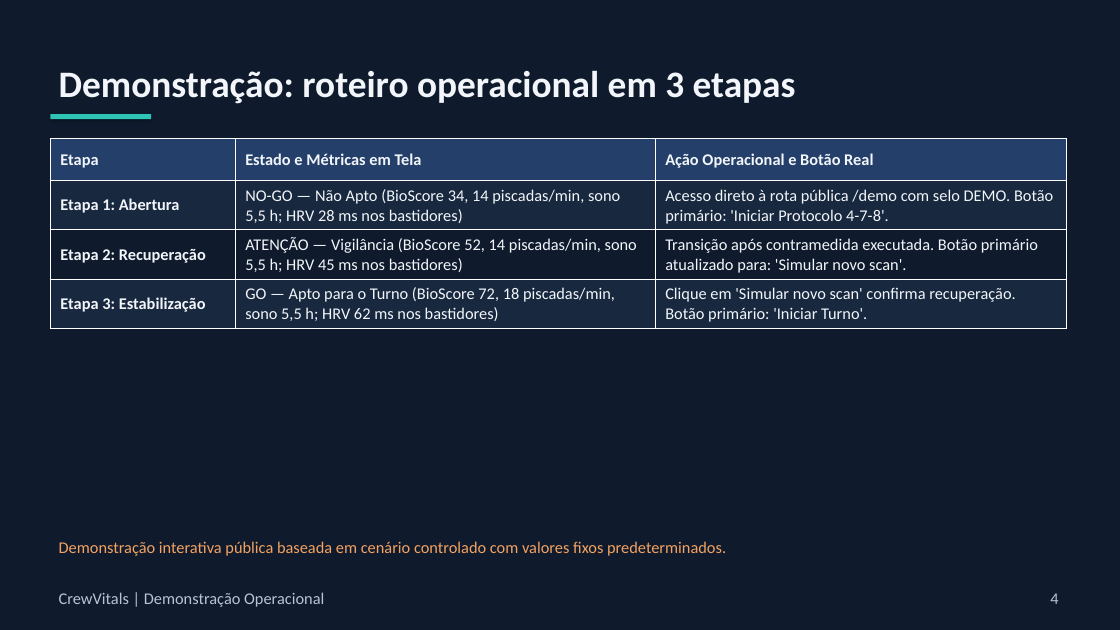
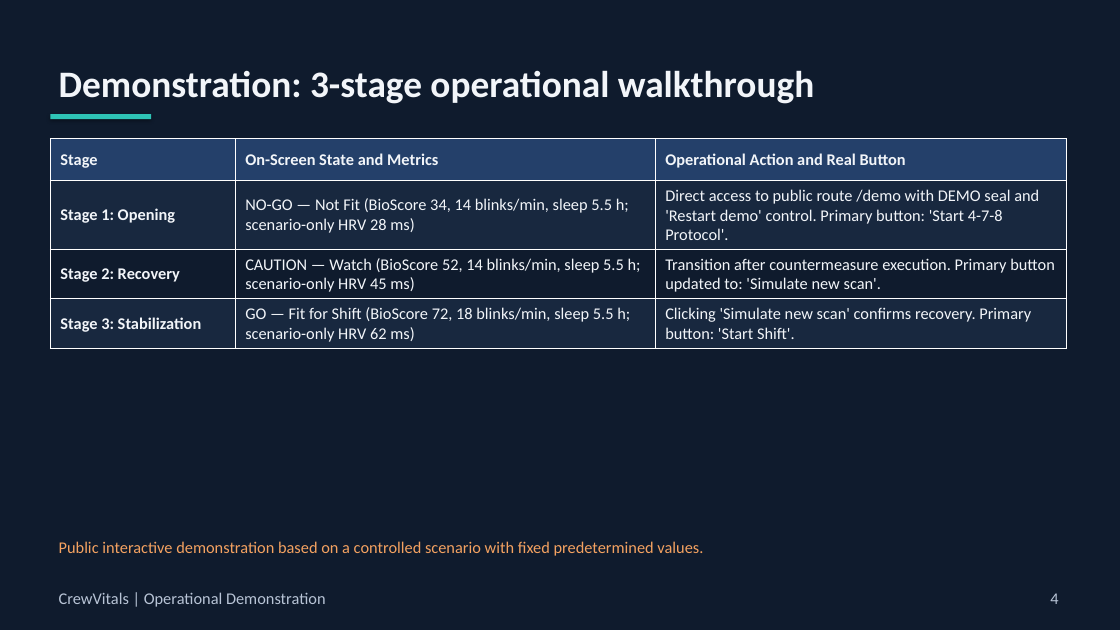
Before and after one commit to rodrigowindows/neuro-suite, a slide deck: slide 4 of docs/apresentacao/CrewVitals-Demo.pptx. Drawn at 1120x630 pixels with LibreOffice and Linux fonts; fonts in the diff are those of the drawing. Boxes give left, top, right and bottom in pixels: in the first picture for what was removed or moved away, otherwise in the second. Text is boxed around its words. In the diff, an @@ line names an element or a change of style, - is before the commit and + after.

```diff
--- a/docs/apresentacao/CrewVitals-Demo.pptx
+++ b/docs/apresentacao/CrewVitals-Demo.pptx
@@ text at (59,70,814,104): text changed @@
-Demonstração: roteiro operacional em 3 etapas
+Demonstration: 3-stage operational walkthrough
@@ table at (50,139,1067,346) @@
-row 1: Etapa | Estado e Métricas em Tela | Ação Operacional e Botão Real
+row 1: Stage | On-Screen State and Metrics | Operational Action and Real Button
-row 2: Etapa 1: Abertura | NO-GO — Não Apto (BioScore 34, 14 piscadas/min, sono 5,5 h; HRV 28 ms nos bastidores) | Acesso direto à rota pública /demo com selo DEMO. Botão primário: 'Iniciar Protocolo 4-7-8'.
+row 2: Stage 1: Opening | NO-GO — Not Fit (BioScore 34, 14 blinks/min, sleep 5.5 h; scenario-only HRV 28 ms) | Direct access to public route /demo with DEMO seal and 'Restart demo' control. Primary button: 'Start 4-7-8 Protocol'.
-row 3: Etapa 2: Recuperação | ATENÇÃO — Vigilância (BioScore 52, 14 piscadas/min, sono 5,5 h; HRV 45 ms nos bastidores) | Transição após contramedida executada. Botão primário atualizado para: 'Simular novo scan'.
+row 3: Stage 2: Recovery | CAUTION — Watch (BioScore 52, 14 blinks/min, sleep 5.5 h; scenario-only HRV 45 ms) | Transition after countermeasure execution. Primary button updated to: 'Simulate new scan'.
-row 4: Etapa 3: Estabilização | GO — Apto para o Turno (BioScore 72, 18 piscadas/min, sono 5,5 h; HRV 62 ms nos bastidores) | Clique em 'Simular novo scan' confirma recuperação. Botão primário: 'Iniciar Turno'.
+row 4: Stage 3: Stabilization | GO — Fit for Shift (BioScore 72, 18 blinks/min, sleep 5.5 h; scenario-only HRV 62 ms) | Clicking 'Simulate new scan' confirms recovery. Primary button: 'Start Shift'.
@@ text at (59,541,703,556): text changed @@
-Demonstração interativa pública baseada em cenário controlado com valores fixos predeterminados.
+Public interactive demonstration based on a controlled scenario with fixed predetermined values.
@@ text at (59,592,326,607): text changed @@
-CrewVitals | Demonstração Operacional
+CrewVitals | Operational Demonstration
```
Also in this commit, not shown: 2 other slides changed, 4 slides added, 4 slides removed, 6 other files.
